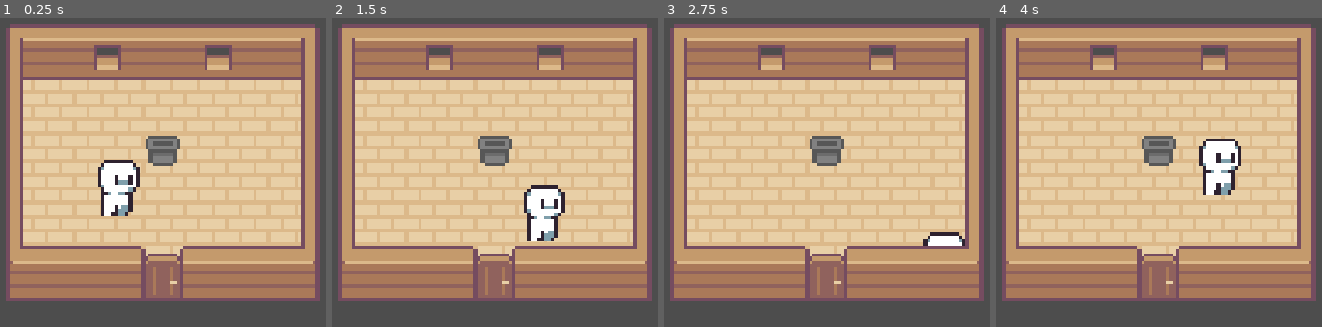
Above: before the commit, frames 1-4 (left to right).
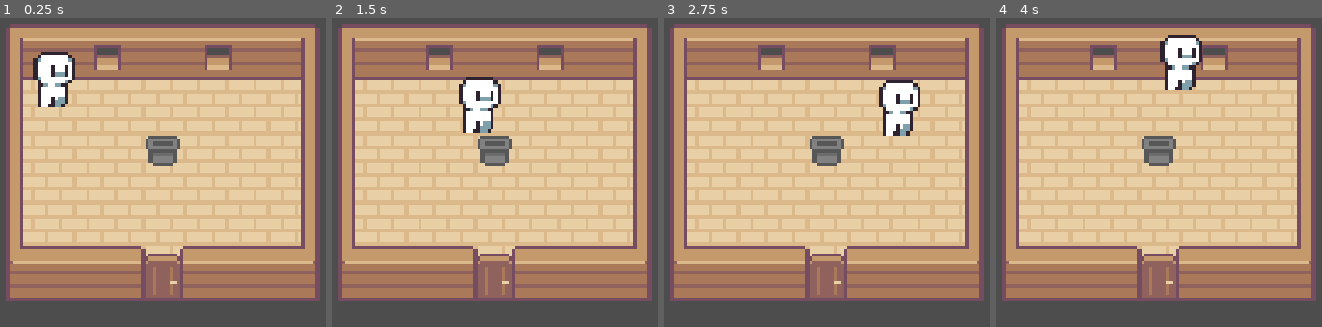
Above: after the commit, the same moments.

Repository: PetoDaniel/Heading-Out
Game: Godot game, scene res://scenes/levels/home_topdown_2d.tscn
Same seed, same stepped clock (60 frames per second), same inputs: the game is played once before the commit and once after it. This scene is started directly instead of the project's main scene.
Inputs:
- Up to frame 1 (0.25 s): no input
- Up to frame 2 (1.5 s): tap Enter at 0.5 s; hold D (move_right) 0.53-1.28 s; tap Shift (shift) at 0.6, 1.35 s; hold S (move_down) from 1.28 s (still down)
- Up to frame 3 (2.75 s): release S (move_down) at 2.03 s; hold D (move_right) from 2.03 s (still down); tap Shift (shift) at 2.1 s
- Up to frame 4 (4 s): release D (move_right) at 2.78 s; hold W (move_up) 2.78-3.53 s; tap Shift (shift) at 2.85, 3.6 s; hold A (move_left) from 3.53 s (still down)

The runs differ from the first frame. In frame 1, 3.9% of the frame differs, in the area x 10-43%, y 11-65%; in frame 2, 3.9%; in frame 3, 2.4%; in frame 4, 3.9%, in the area x 50-76%, y 5-58%.

Commit message:
First scene changing setup

Diff:
--- a/scenes/levels/home_topdown_2d.tscn
+++ b/scenes/levels/home_topdown_2d.tscn
@@ -1,5 +1,6 @@
 [gd_scene format=4 uid="uid://t3ylc7btnjql"]
 
+[ext_resource type="Script" uid="uid://x4mmx8fqie13" path="res://scripts/home_topdown_2d.gd" id="1_rcfe2"]
 [ext_resource type="Texture2D" uid="uid://cmey7588iijt2" path="res://assets/sprites/tilesets/Wooden House.png" id="1_u7l4o"]
 [ext_resource type="PackedScene" uid="uid://owolteyrxhtw" path="res://scenes/players/player_2d.tscn" id="2_rcfe2"]
 
@@ -136,6 +137,14 @@
 size = Vector2(16, 16)
 
 [node name="Home" type="Node2D" unique_id=85310102]
+script = ExtResource("1_rcfe2")
+
+[node name="Player" parent="." unique_id=1162451763 instance=ExtResource("2_rcfe2")]
+unique_name_in_owner = true
+z_index = 1
+position = Vector2(424.00006, 211.00002)
+scale = Vector2(5, 5)
+wall_min_slide_angle = 2.1676989
 
 [node name="Floor" type="TileMapLayer" parent="." unique_id=2088463548]
 texture_filter = 1
@@ -168,15 +177,21 @@
 tile_set = SubResource("TileSet_k5kyj")
 
 [node name="Door" type="Area2D" parent="." unique_id=536102198]
-position = Vector2(540, 371)
+position = Vector2(541.00006, 371)
 scale = Vector2(5, 5)
 
 [node name="CollisionShape2D" type="CollisionShape2D" parent="Door" unique_id=1405894773]
 position = Vector2(8, 24)
 shape = SubResource("RectangleShape2D_02hdf")
 
-[node name="Player" parent="." unique_id=1162451763 instance=ExtResource("2_rcfe2")]
-z_index = 1
-position = Vector2(516, 367)
-scale = Vector2(5, 5)
-wall_min_slide_angle = 2.1676989
+[node name="InteractionLabel" type="Label" parent="." unique_id=801015383]
+unique_name_in_owner = true
+visible = false
+offset_left = 503.0
+offset_top = 541.0
+offset_right = 658.0
+offset_bottom = 564.0
+text = "Press SHIFT to leave"
+
+[connection signal="body_entered" from="Door" to="." method="_on_door_body_entered"]
+[connection signal="body_exited" from="Door" to="." method="_on_door_body_exited"]
--- /dev/null
+++ b/scripts/home_topdown_2d.gd
@@ -0,0 +1,23 @@
+extends Node2D
+
+
+@onready var player: CharacterBody2D = %Player
+@onready var interaction_label: Label = %InteractionLabel
+var player_near_door: bool = false
+
+
+func _on_door_body_entered(body: Node2D) -> void:
+	if body == player:
+		interaction_label.show()
+		player_near_door = true
+
+func _on_door_body_exited(body: Node2D) -> void:
+	if body == player:
+		interaction_label.hide()
+		player_near_door = false
+
+
+func _process(_delta: float) -> void:
+	if player_near_door and Input.is_action_just_pressed("shift"):
+		interaction_label.hide()
+		print("Shift key is pressed")
--- a/scripts/player_topdown_2d.gd
+++ b/scripts/player_topdown_2d.gd
@@ -4,7 +4,7 @@
 @export var speed: float = 180.0
 
 
-func _physics_process(delta: float) -> void:
+func _physics_process(_delta: float) -> void:
 	var direction := Input.get_vector(
 		"move_left",
 		"move_right",
Not shown, added: scripts/home_topdown_2d.gd.uid
Not shown, added: scenes/levels/home_topdown_2d.tscn1390446027.tmp
